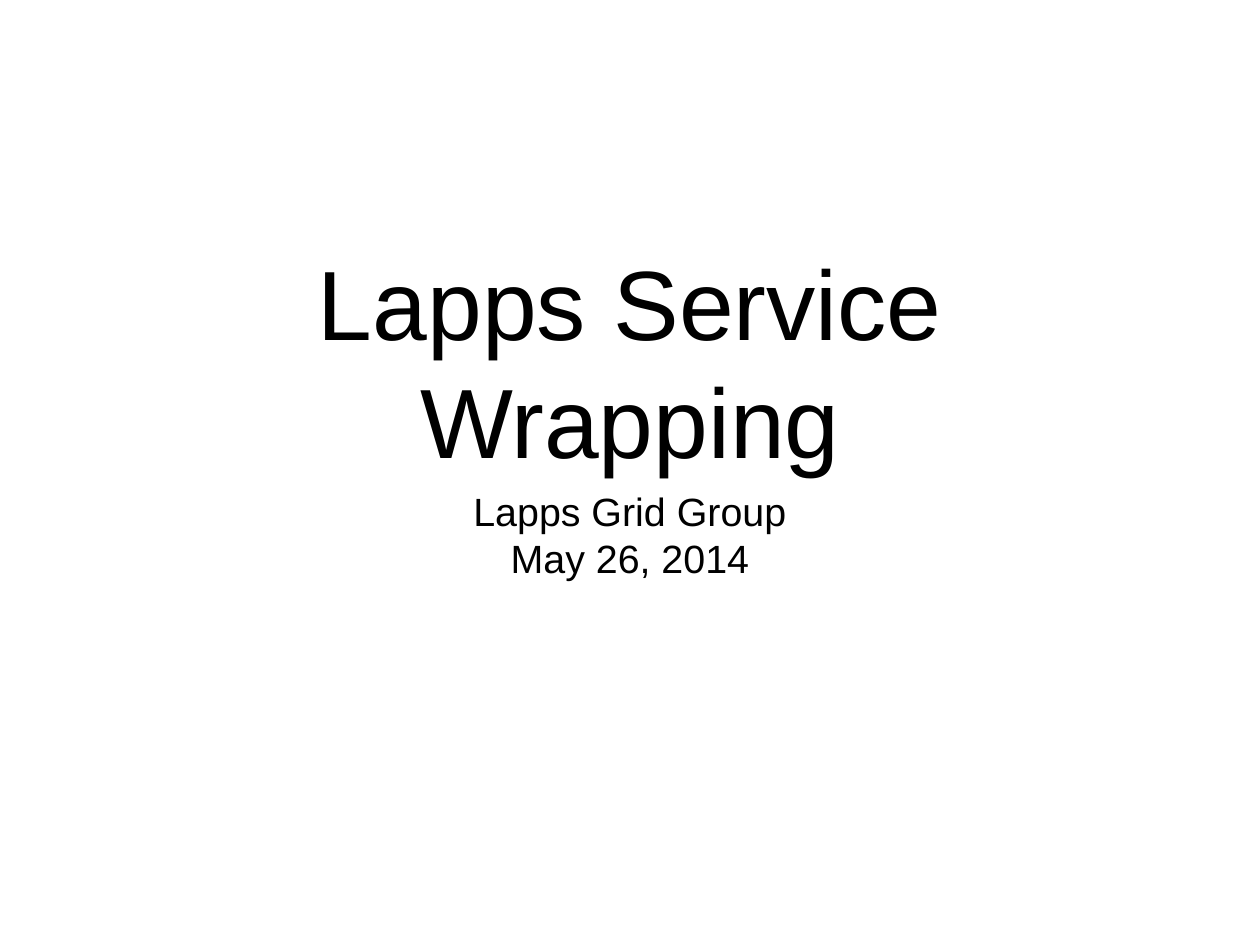
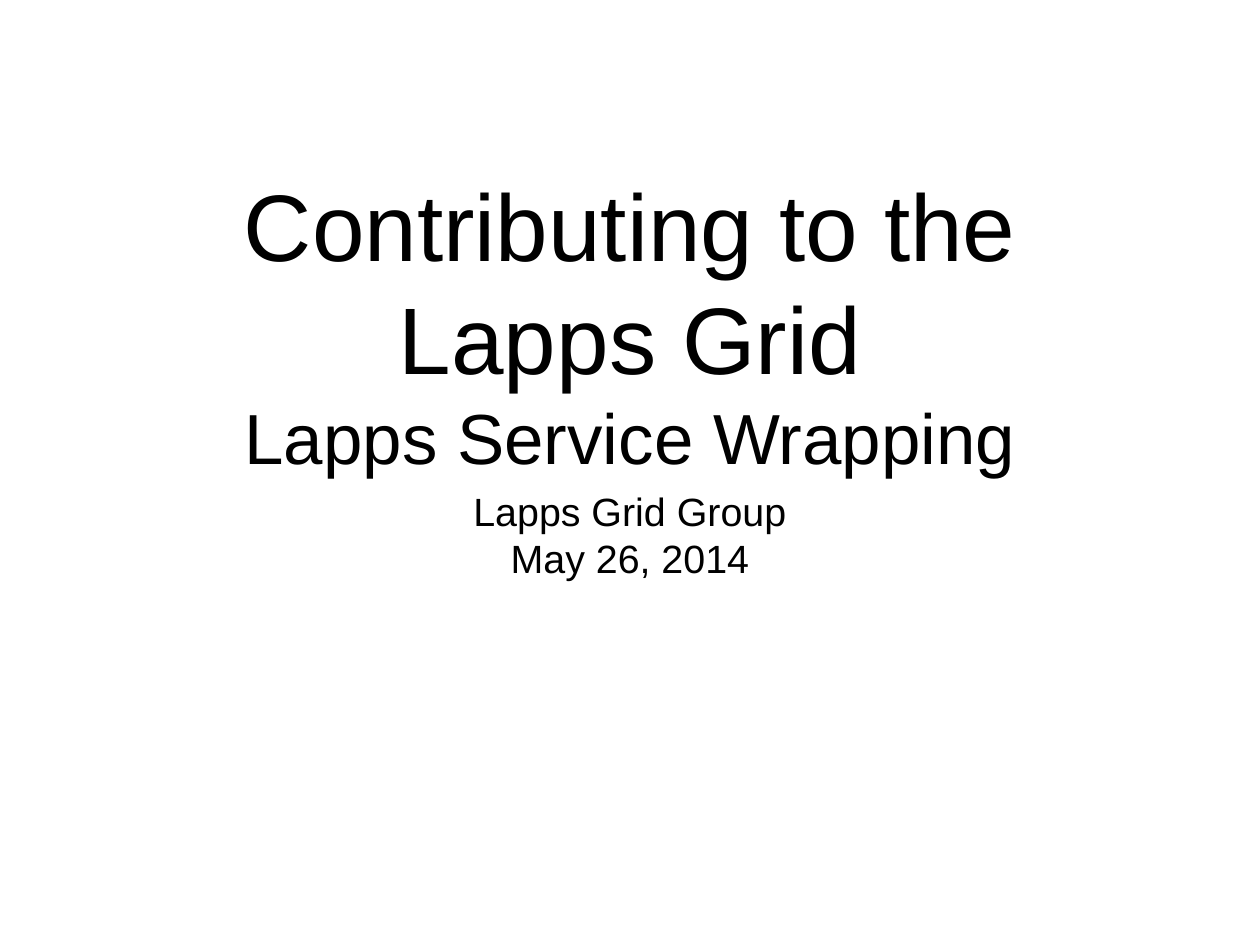
Before and after one commit to chunqishi/lrec2014_part2, a slide deck: slide 1 of lrec_service_wrapping 2014-05-20.pptx. Drawn at 1260x945 pixels with LibreOffice and Linux fonts; fonts in the diff are those of the drawing. Boxes give left, top, right and bottom in pixels: in the first picture for what was removed or moved away, otherwise in the second. Text is boxed around its words. In the diff, an @@ line names an element or a change of style, - is before the commit and + after.

```diff
--- a/lrec_service_wrapping 2014-05-20.pptx
+++ b/lrec_service_wrapping 2014-05-20.pptx
@@ title at (x1=244, y1=192, x2=1015, y2=391): paragraph added @@
+Contributing to the Lapps Grid
@@ title at (x1=245, y1=412, x2=1015, y2=477): size 80 to 57.6 pt in "Lapps Service Wrapping" @@
```
Also in this commit, not shown: 5 other slides changed, 4 slides added, 2 slides removed, 5 other files.
